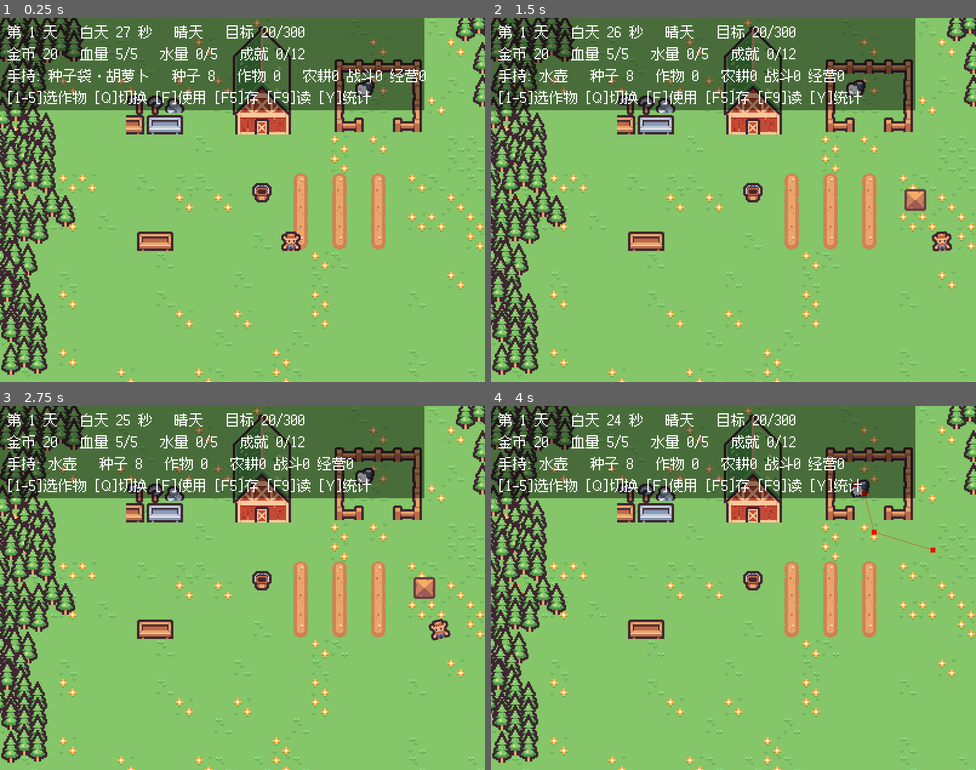
Above: before the commit, frames 1-4 (two rows, left to right).
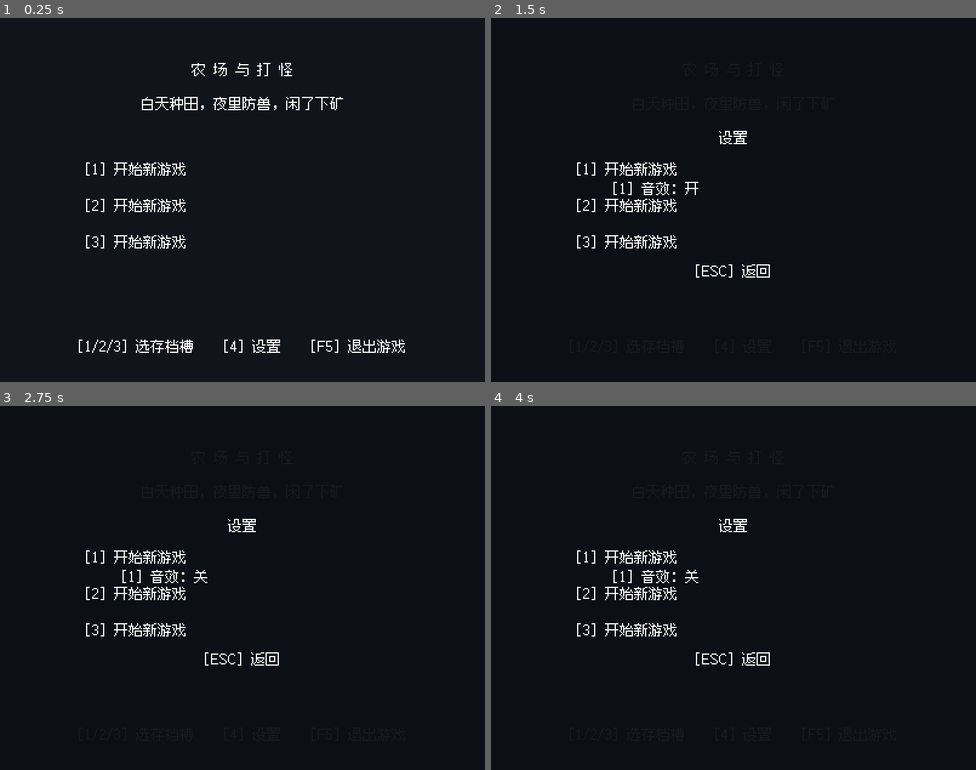
Above: after the commit, the same moments.

Repository: 01821/farm-fight-game
Game: Godot game, scene res://Scenes/Title/title.tscn
Two runs of this game, one before a commit and one after it. Both use one fixed random seed, a clock stepped at 60 frames per second and the inputs below. Before the commit the project starts from res://Scenes/base_level.tscn. Sound files missing from this copy of the repository are replaced by a short silence.
Inputs (mouse positions are in pixels of both pictures, inside the frame that each line leads up to):
- Up to frame 1 (0.25 s): no input
- Up to frame 2 (1.5 s): tap Enter at 0.5 s; move the mouse to (840, 181) at 0.52 s; hold 4 (seed_4) 0.53-1.28 s; hold D (right) from 0.53 s (still down); click (840, 181) at 0.67 s; tap Space (jump) at 0.77 s; move the mouse to (636, 218) at 1.27 s; tap Q (cycle_item) at 1.35 s
- Up to frame 3 (2.75 s): tap Space (jump) at 1.52, 2 s; tap 4 (seed_4) at 1.55 s; move the mouse to (291, 507) at 2.02 s; release D (right) at 2.03 s; hold A (left) from 2.03 s (still down); hold 4 (seed_4) from 2.03 s (still down); tap 1 (item_1) at 2.1 s
- Up to frame 4 (4 s): move the mouse to (709, 660) at 2.77 s; release A (left) at 2.78 s; release 4 (seed_4) at 2.78 s; hold D (right) from 2.78 s (still down); tap 2 (item_2) at 2.85 s; click (709, 660) at 2.92 s; tap Space (jump) at 3.02, 3.77 s; tap 4 (seed_4) at 3.05 s; move the mouse to (879, 642) at 3.52 s; hold 4 (seed_4) from 3.53 s (still down); tap 3 (item_3) at 3.6 s

The runs differ from the first frame. In frame 1, 98% of the frame differs, in the area x 0-100%, y 0-100%; in frame 2, 98%; in frame 3, 98%; in frame 4, 98%.

Commit message:
feat(ui): 标题界面 3 槽选档/设置/退出（16 项清单第 13 项完成，16/16）

Diff:
--- /dev/null
+++ b/Scenes/Title/title.tscn
@@ -0,0 +1,104 @@
+[gd_scene load_steps=2 format=3]
+
+[ext_resource type="Script" path="res://Scripts/UI/title.gd" id="1_title"]
+
+; 标题界面。整块预建，脚本只切可见性和文本。
+; 配色刻意压暗，让底下那层农场绿不那么刺眼。
+[node name="Title" type="Control"]
+anchor_right = 1.0
+anchor_bottom = 1.0
+script = ExtResource("1_title")
+
+[node name="Backdrop" type="ColorRect" parent="."]
+anchor_right = 1.0
+anchor_bottom = 1.0
+color = Color(0.07, 0.08, 0.11, 1)
+
+[node name="GameTitle" type="Label" parent="."]
+offset_left = 40.0
+offset_top = 34.0
+offset_right = 360.0
+offset_bottom = 62.0
+theme_override_font_sizes/font_size = 12
+horizontal_alignment = 1
+text = "农 场 与 打 怪"
+
+[node name="SubTitle" type="Label" parent="."]
+offset_left = 40.0
+offset_top = 62.0
+offset_right = 360.0
+offset_bottom = 80.0
+theme_override_font_sizes/font_size = 12
+horizontal_alignment = 1
+text = "白天种田，夜里防兽，闲了下矿"
+
+[node name="Slots" type="Node" parent="."]
+
+[node name="Slot1" type="Label" parent="Slots"]
+offset_left = 70.0
+offset_top = 116.0
+offset_right = 330.0
+offset_bottom = 138.0
+theme_override_font_sizes/font_size = 12
+text = "[1] 开始新游戏"
+
+[node name="Slot2" type="Label" parent="Slots"]
+offset_left = 70.0
+offset_top = 146.0
+offset_right = 330.0
+offset_bottom = 168.0
+theme_override_font_sizes/font_size = 12
+text = "[2] 开始新游戏"
+
+[node name="Slot3" type="Label" parent="Slots"]
+offset_left = 70.0
+offset_top = 176.0
+offset_right = 330.0
+offset_bottom = 198.0
+theme_override_font_sizes/font_size = 12
+text = "[3] 开始新游戏"
+
+[node name="Hint" type="Label" parent="."]
+offset_left = 40.0
+offset_top = 262.0
+offset_right = 360.0
+offset_bottom = 282.0
+theme_override_font_sizes/font_size = 12
+horizontal_alignment = 1
+text = "[1/2/3] 选存档槽    [4] 设置    [F5] 退出游戏"
+
+[node name="Settings" type="Control" parent="."]
+visible = false
+anchor_right = 1.0
+anchor_bottom = 1.0
+
+[node name="Backdrop" type="ColorRect" parent="Settings"]
+anchor_right = 1.0
+anchor_bottom = 1.0
+color = Color(0.05, 0.06, 0.09, 0.96)
+
+[node name="SettingsTitle" type="Label" parent="Settings"]
+offset_left = 60.0
+offset_top = 90.0
+offset_right = 340.0
+offset_bottom = 112.0
+theme_override_font_sizes/font_size = 12
+horizontal_alignment = 1
+text = "设置"
+
+[node name="SfxLabel" type="Label" parent="Settings"]
+offset_left = 100.0
+offset_top = 132.0
+offset_right = 300.0
+offset_bottom = 152.0
+theme_override_font_sizes/font_size = 12
+text = "[1] 音效：开"
+
+[node name="BackHint" type="Label" parent="Settings"]
+offset_left = 60.0
+offset_top = 200.0
+offset_right = 340.0
+offset_bottom = 220.0
+theme_override_font_sizes/font_size = 12
+horizontal_alignment = 1
+text = "[ESC] 返回"
--- /dev/null
+++ b/Scripts/UI/title.gd
@@ -0,0 +1,148 @@
+extends Control
+
+## 标题界面：选存档槽 → 进农场。
+##
+## ⚠️ 一条硬性约束：**这一版没有改变"直接跑 base_level 能玩"这件事**。
+##    标题界面只是**额外的入口**，谁想直接开农场调试、跑测试，都照旧。
+##    所以 18 个测试套件不用跟着改，开发流程也没被打断。
+##
+## 三个槽就是三个按钮：**有存档就继续，没存档就开新档** ——
+## 不用先选"新游戏/继续"再选槽，两步并成一步。
+
+const FARM_SCENE: String = "res://Scenes/base_level.tscn"
+
+## 音效开关（用 Master 总线静音实现，不依赖 Sfx 内部怎么写的）
+var sfx_on: bool = true
+## 设置面板开着没有
+var settings_open: bool = false
+
+@onready var slots_root: Node = $Slots
+@onready var settings_panel: Control = $Settings
+@onready var hint: Label = $Hint
+
+func _ready() -> void:
+	sfx_on = not AudioServer.is_bus_mute(AudioServer.get_bus_index("Master"))
+	_refresh_slots()
+	settings_panel.visible = false
+
+## 把三个槽的摘要刷到界面上。
+## ⚠️ 这里**必须用自己的路径查询**，不能去找场景里的 SaveSystem ——
+##    标题界面里根本没有那个节点（它长在农场里），找的结果永远是 null，
+##    于是三个槽会一律显示"开始新游戏"，明明有存档也看不出来。
+func _refresh_slots() -> void:
+	for i in range(1, SaveSystem.SLOT_COUNT + 1):
+		var label := slots_root.get_node_or_null("Slot%d" % i) as Label
+		if label == null:
+			continue
+		var text: String = "[%d] " % i
+		if slot_exists_direct(i):
+			var s: Dictionary = slot_summary_direct(i)
+			text += "继续 —— 第 %d 天 / %d 金" % [int(s.get("day", 1)), int(s.get("money", 0))]
+			if not bool(s.get("ok", true)):
+				text += "（版本不符）"
+		else:
+			text += "开始新游戏"
+		label.text = text
+
+## 当前槽的界面文本（测试直接读）
+func slot_text(i: int) -> String:
+	var label := slots_root.get_node_or_null("Slot%d" % i) as Label
+	return label.text if label != null else ""
+
+func settings_text() -> String:
+	var l := settings_panel.get_node_or_null("SfxLabel") as Label
+	return l.text if l != null else ""
+
+func slot_exists_direct(slot: int) -> bool:
+	return FileAccess.file_exists("user://farm_save_%d.json" % slot)
+
+func slot_summary_direct(slot: int) -> Dictionary:
+	var p: String = "user://farm_save_%d.json" % slot
+	if not FileAccess.file_exists(p):
+		return {"exists": false, "day": 0, "money": 0, "ok": false}
+	var f := FileAccess.open(p, FileAccess.READ)
+	if f == null:
+		return {"exists": true, "day": 0, "money": 0, "ok": false}
+	var text := f.get_as_text()
+	f.close()
+	var parsed: Variant = JSON.parse_string(text)
+	if typeof(parsed) != TYPE_DICTIONARY:
+		return {"exists": true, "day": 0, "money": 0, "ok": false}
+	var data: Dictionary = parsed
+	var dc: Dictionary = data.get("day_cycle", {})
+	var pl: Dictionary = data.get("player", {})
+	return {
+		"exists": true,
+		"day": int(dc.get("day", 1)),
+		"money": int(pl.get("money", 0)),
+		"ok": int(data.get("version", 0)) == SaveSystem.SAVE_VERSION,
+	}
+
+## 选第 slot 个槽进游戏。返回这次是"继续"还是"新游戏"。
+func choose_slot(slot: int) -> String:
+	if slot < 1 or slot > SaveSystem.SLOT_COUNT:
+		return ""
+	var existed: bool = slot_exists_direct(slot)
+	if not existed:
+		# 新档：把这个槽里可能残留的旧文件清掉，避免读到一半的旧数据
+		DirAccess.remove_absolute("user://farm_save_%d.json" % slot)
+	_write_slot_choice(slot)
+	print("[标题] ", "继续" if existed else "开新档", "：第 ", slot, " 号槽")
+	get_tree().change_scene_to_file(FARM_SCENE)
+	return "continue" if existed else "new"
+
+## 把选中的槽写进配置 —— 农场的 SaveSystem 在 _ready 里会读它
+func _write_slot_choice(slot: int) -> void:
+	var f := FileAccess.open(SaveSystem.SLOT_CONFIG, FileAccess.WRITE)
+	if f == null:
+		return
+	f.store_string(str(slot))
+	f.close()
+
+func toggle_settings() -> void:
+	settings_open = not settings_open
+	settings_panel.visible = settings_open
+	_refresh_settings()
+
+func toggle_sfx() -> void:
+	sfx_on = not sfx_on
+	var idx: int = AudioServer.get_bus_index("Master")
+	if idx >= 0:
+		AudioServer.set_bus_mute(idx, not sfx_on)
+	_refresh_settings()
+	print("[标题] 音效 ", "开" if sfx_on else "关")
+
+func _refresh_settings() -> void:
+	var l := settings_panel.get_node_or_null("SfxLabel") as Label
+	if l != null:
+		l.text = "[1] 音效：%s" % ("开" if sfx_on else "关")
+
+func quit_game() -> void:
+	print("[标题] 退出游戏")
+	get_tree().quit()
+
+func _unhandled_input(event: InputEvent) -> void:
+	if event.is_action_pressed("seed_4"):
+		toggle_settings()
+		get_viewport().set_input_as_handled()
+		return
+	if settings_open:
+		if event.is_action_pressed("seed_1"):
+			toggle_sfx()
+			get_viewport().set_input_as_handled()
+		elif event.is_action_pressed("pause"):
+			toggle_settings()
+			get_viewport().set_input_as_handled()
+		return
+	if event.is_action_pressed("seed_1"):
+		choose_slot(1)
+	elif event.is_action_pressed("seed_2"):
+		choose_slot(2)
+	elif event.is_action_pressed("seed_3"):
+		choose_slot(3)
+	elif event.is_action_pressed("quick_save"):
+		# F5 当"退出游戏"：标题界面里没有存/读的含义，别浪费这个键
+		quit_game()
+	else:
+		return
+	get_viewport().set_input_as_handled()
--- /dev/null
+++ b/Tests/test_title.gd
@@ -0,0 +1,130 @@
+extends Node2D
+
+## 端到端自测：标题界面。
+## 用法: godot --headless --path . --fixed-fps 60 res://Tests/test_title.tscn
+##
+## ⚠️ 这里**不测 choose_slot 真的切场景** —— 一切场景测试节点就没了。
+##    那条路径靠"跑一次 base_level 仍然能玩"来间接保证（全量回归里有 18 个套件）。
+
+var _fail: int = 0
+var _title: Control
+
+func _check(label: String, ok: bool) -> void:
+	if ok:
+		print("PASS  ", label)
+	else:
+		_fail += 1
+		print("FAIL  ", label)
+
+func _step(frames: int) -> void:
+	for i in range(frames):
+		await get_tree().physics_frame
+
+func _tap(action: String) -> void:
+	var down := InputEventAction.new()
+	down.action = action
+	down.pressed = true
+	Input.parse_input_event(down)
+	var up := InputEventAction.new()
+	up.action = action
+	up.pressed = false
+	Input.parse_input_event(up)
+
+func _slot_path(i: int) -> String:
+	return "user://farm_save_%d.json" % i
+
+func _clean() -> void:
+	for i in range(1, SaveSystem.SLOT_COUNT + 1):
+		if FileAccess.file_exists(_slot_path(i)):
+			DirAccess.remove_absolute(_slot_path(i))
+
+func _ready() -> void:
+	_clean()
+	await _step(2)
+
+	_title = (load("res://Scenes/Title/title.tscn") as PackedScene).instantiate()
+	add_child(_title)
+	await _step(3)
+
+	print("--- 基本结构 ---")
+	_check("标题界面加载了", _title != null)
+	_check("有三个存档槽", SaveSystem.SLOT_COUNT == 3)
+	var hint := _title.get_node("Hint") as Label
+	print("  INFO 提示行：", hint.text)
+	_check("提示行说明了操作", "[1/2/3]" in hint.text)
+	_check("提示行有设置", "设置" in hint.text)
+	_check("提示行有退出", "退出" in hint.text)
+
+	print("--- 没有存档时三个槽都是「新游戏」 ---")
+	for i in range(1, 4):
+		print("  INFO 槽", i, "：", _title.slot_text(i))
+		_check("槽 %d 显示开始新游戏" % i, "新游戏" in _title.slot_text(i))
+
+	print("--- 有存档时显示「继续」+ 摘要 ---")
+	# 手写一份最小存档，模拟玩家玩过
+	var data := {
+		"version": SaveSystem.SAVE_VERSION,
+		"day_cycle": {"day": 6},
+		"player": {"money": 321},
+	}
+	var f := FileAccess.open(_slot_path(2), FileAccess.WRITE)
+	f.store_string(JSON.stringify(data))
+	f.close()
+	_title._refresh_slots()
+	await _step(2)
+	print("  INFO 槽1：", _title.slot_text(1))
+	print("  INFO 槽2：", _title.slot_text(2))
+	print("  INFO 槽3：", _title.slot_text(3))
+	_check("空槽还是「新游戏」", "新游戏" in _title.slot_text(1))
+	_check("★ 有存档的槽变成「继续」", "继续" in _title.slot_text(2))
+	_check("摘要里有天数", "6" in _title.slot_text(2))
+	_check("摘要里有金币", "321" in _title.slot_text(2))
+	_check("另一个空槽不受影响", "新游戏" in _title.slot_text(3))
+
+	print("--- 版本不符要标出来 ---")
+	var bad := {"version": 0, "day_cycle": {"day": 2}, "player": {"money": 5}}
+	var f2 := FileAccess.open(_slot_path(3), FileAccess.WRITE)
+	f2.store_string(JSON.stringify(bad))
+	f2.close()
+	_title._refresh_slots()
+	await _step(2)
+	print("  INFO 槽3：", _title.slot_text(3))
+	_check("旧版本存档仍然算「继续」", "继续" in _title.slot_text(3))
+	_check("并且标出「版本不符」", "版本不符" in _title.slot_text(3))
+
+	print("--- 设置面板 ---")
+	_check("默认关着", not _title.settings_open)
+	_tap("seed_4")
+	await _step(3)
+	_check("按 4 打开了设置", _title.settings_open)
+	print("  INFO 设置内容：", _title.settings_text())
+	_check("设置里有音效开关", "音效" in _title.settings_text())
+	var before: bool = _title.sfx_on
+	_tap("seed_1")
+	await _step(3)
+	print("  INFO 音效 ", before, " → ", _title.sfx_on, "，提示：", _title.settings_text())
+	_check("按 1 能切换音效", _title.sfx_on != before)
+	_check("设置文字跟着变", ("开" if _title.sfx_on else "关") in _title.settings_text())
+	# 切回去，别把后续测试搞成静音
+	_tap("seed_1")
+	await _step(2)
+	_tap("pause")
+	await _step(3)
+	_check("按 ESC 收起设置", not _title.settings_open)
+
+	print("--- 直接跑 base_level 仍然能玩（标题界面只是额外入口）---")
+	var farm := (load("res://Scenes/base_level.tscn") as PackedScene).instantiate()
+	add_child(farm)
+	var save := farm.get_node("SaveSystem") as SaveSystem
+	save.auto_load = false
+	save.auto_save_on_dawn = false
+	await _step(3)
+	_check("农场能独立加载", farm.get_node_or_null("level/Player") != null)
+	_check("农场里有暂停菜单", farm.get_node_or_null("PauseMenu") != null)
+	_check("农场里有商店", farm.get_node_or_null("level/Static/Market") != null)
+	farm.queue_free()
+	await _step(2)
+
+	_clean()
+	print("RESULT fail=", _fail)
+	get_tree().quit()
--- /dev/null
+++ b/Tests/test_title.tscn
@@ -0,0 +1,6 @@
+[gd_scene format=3]
+
+[ext_resource type="Script" path="res://Tests/test_title.gd" id="1_test"]
+
+[node name="TestTitle" type="Node2D"]
+script = ExtResource("1_test")
--- a/project.godot
+++ b/project.godot
@@ -11,7 +11,7 @@
 [application]
 
 config/name="farmAndFightGame"
-run/main_scene="uid://btccb47s76sxj"
+run/main_scene="res://Scenes/Title/title.tscn"
 config/features=PackedStringArray("4.7", "Forward Plus")
 config/icon="res://icon.svg"
 
Not shown, added: Scripts/UI/title.gd.uid
Not shown, added: Tests/test_title.gd.uid
